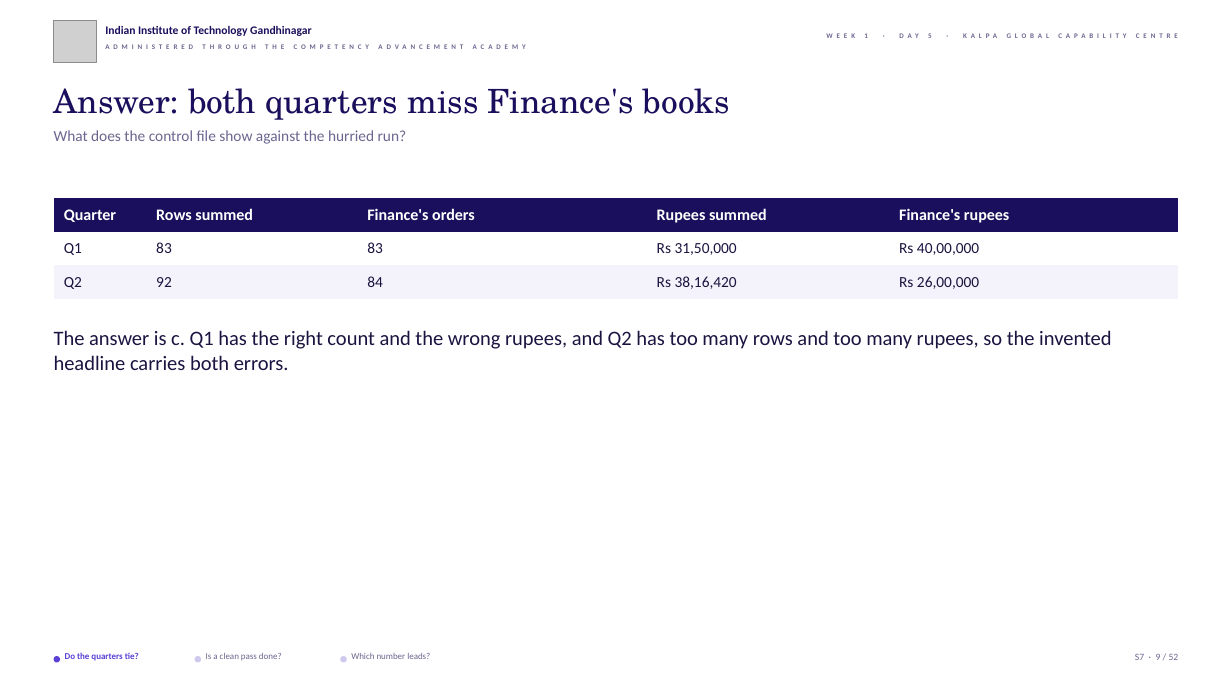
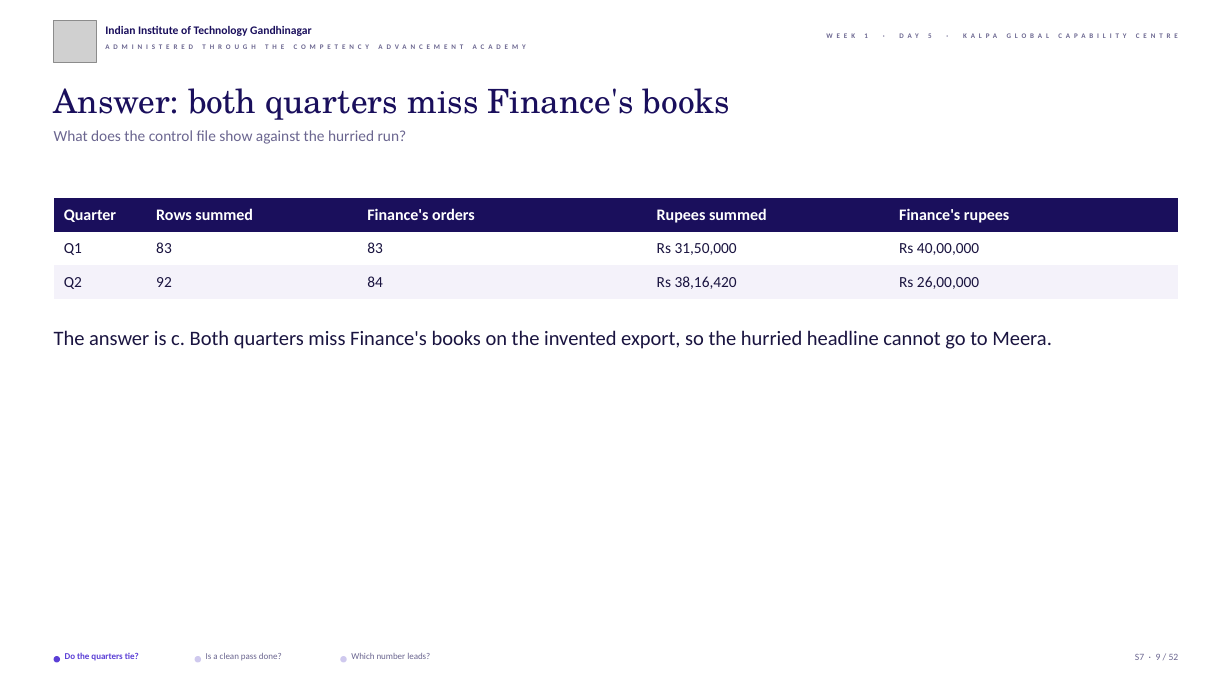
Before and after one commit to fde-academy-lab/c2-content-factory, a slide deck: slide 9 of content/W01/D5/slides/C2_W01_D05_debrief_STUDENT.pptx. Drawn at 1232x693 pixels with LibreOffice and Linux fonts; fonts in the diff are those of the drawing; grey boxes stand for pictures; background and template pictures are left out. Boxes give left, top, right and bottom in pixels: in the first picture for what was removed or moved away, otherwise in the second. Text is boxed around its words. In the diff, an @@ line names an element or a change of style, - is before the commit and + after.

```diff
--- a/content/W01/D5/slides/C2_W01_D05_debrief_STUDENT.pptx
+++ b/content/W01/D5/slides/C2_W01_D05_debrief_STUDENT.pptx
@@ text at (x1=54, y1=330, x2=1052, y2=349): text changed @@
-The answer is c. Q1 has the right count and the wrong rupees, and Q2 has too many rows and too many rupees, so the invented headline carries both errors.
+The answer is c. Both quarters miss Finance's books on the invented export, so the hurried headline cannot go to Meera.
```
Also in this commit, not shown: 3 other slides changed, 6 other files.
